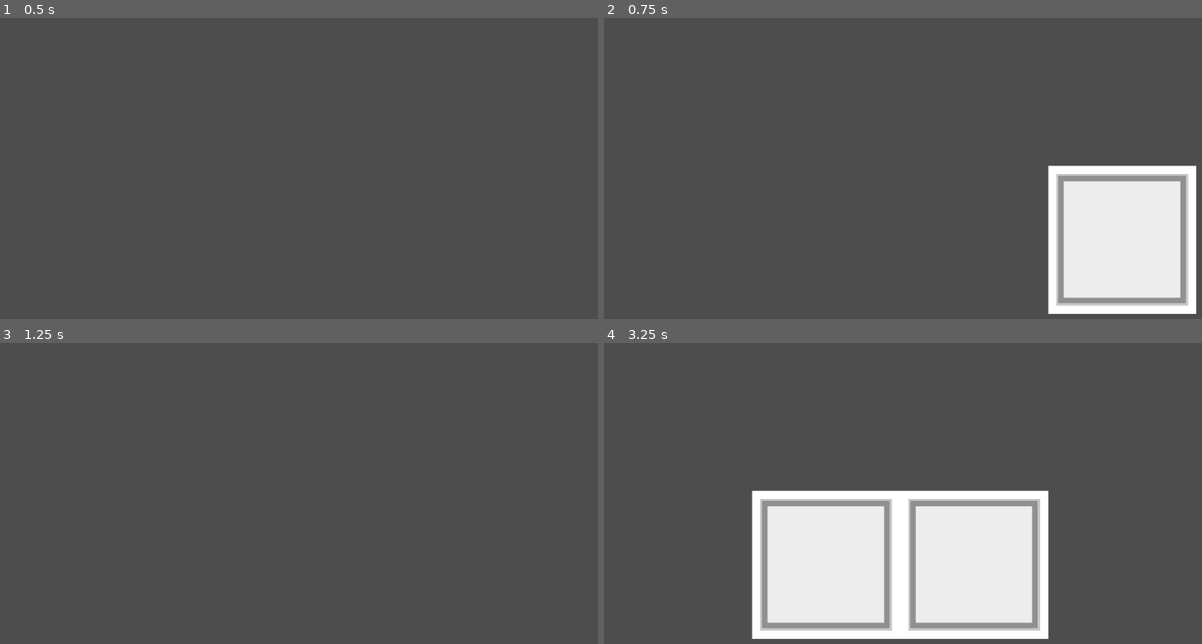
Above: before the commit, frames 1-4 (two rows, left to right).
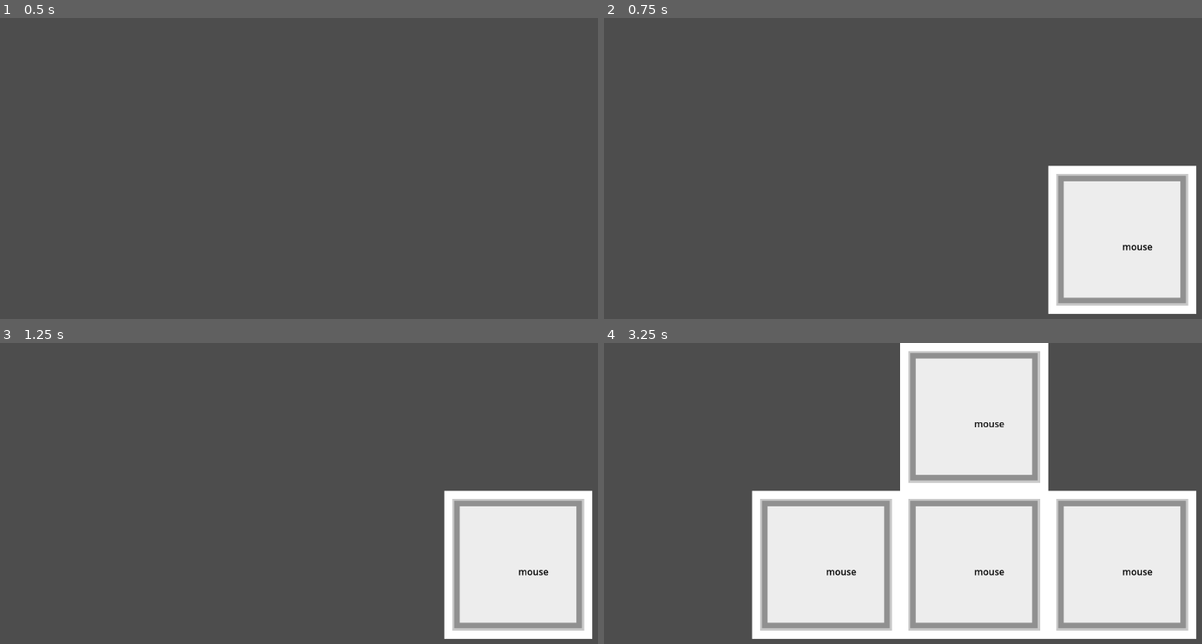
Above: after the commit, the same moments.

Repository: koljapluemer/vocab-city
Game: Godot game, scene res://scenes/map.tscn
Two runs of this game, one before a commit and one after it. Both use one fixed random seed, a clock stepped at 60 frames per second and the inputs below.
Inputs (mouse positions are in pixels of both pictures, inside the frame that each line leads up to):
- Up to frame 1 (0.5 s): no input
- Up to frame 2 (0.75 s): tap Enter at 0.5 s; move the mouse to (1082, 186) at 0.52 s; click (1082, 186) at 0.6 s
- Up to frame 3 (1.25 s): right-click (478, 511) at 0.8 s
- Up to frame 4 (3.25 s): tap Space at 1.25, 2.75 s; move the mouse to (801, 547) at 1.27 s; right-click (801, 547) at 1.35 s; click (801, 547) at 1.55 s; tap Enter at 2 s; move the mouse to (1004, 448) at 2.02 s; click (1004, 448) at 2.1 s; right-click (1004, 448) at 2.3 s; move the mouse to (903, 604) at 2.77 s; right-click (903, 604) at 2.85 s; click (903, 604) at 3.05 s

Frame 1 is identical in both runs. In frame 2, less than 0.1% of the frame differs, in the area x 86-92%, y 75-78%; in frame 3, 12%; in frame 4, 25%, in the area x 37-100%, y 0-99%.

Commit message:
add text on top of tile

Diff:
--- a/scenes/map.gd
+++ b/scenes/map.gd
@@ -1,4 +1,6 @@
 extends TileMap
+
+var targetLabelPrefab = load("res://scenes/prefabs/TargetLabel.tscn")
 
 func _ready():
 	print("TileMap ready")
@@ -7,7 +9,7 @@
 	if (Input.is_action_just_pressed("mb_left")):
 		var tile: Vector2 = local_to_map(get_global_mouse_position())
 		set_cell(0, tile, 0, Vector2(0, 0))
-
-	if (Input.is_action_just_pressed("mb_right")):
-		var tile: Vector2 = local_to_map(get_global_mouse_position())
-		set_cell(0, tile, 1)
+		var targetLabel = targetLabelPrefab.instantiate()
+		targetLabel.set_position(map_to_local(tile))
+		targetLabel.text = "mouse"
+		add_child(targetLabel)
--- /dev/null
+++ b/scenes/prefabs/TargetLabel.tscn
@@ -0,0 +1,20 @@
+[gd_scene format=3 uid="uid://dkbeb630gq4nb"]
+
+[node name="TargetLabel" type="RichTextLabel"]
+anchors_preset = 8
+anchor_left = 0.5
+anchor_top = 0.5
+anchor_right = 0.5
+anchor_bottom = 0.5
+offset_left = -156.5
+offset_top = -31.5
+offset_right = 156.5
+offset_bottom = 31.5
+grow_horizontal = 2
+grow_vertical = 2
+size_flags_horizontal = 4
+size_flags_vertical = 4
+theme_override_colors/default_color = Color(0.0196078, 0.0196078, 0.0196078, 1)
+bbcode_enabled = true
+text = "Test Word"
+fit_content = true
